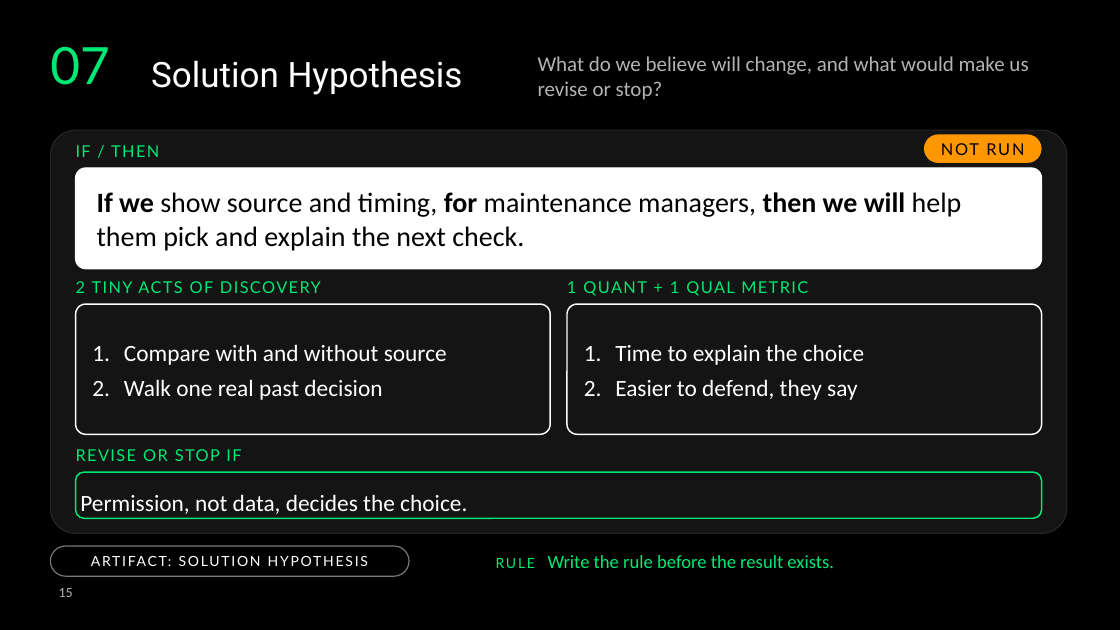
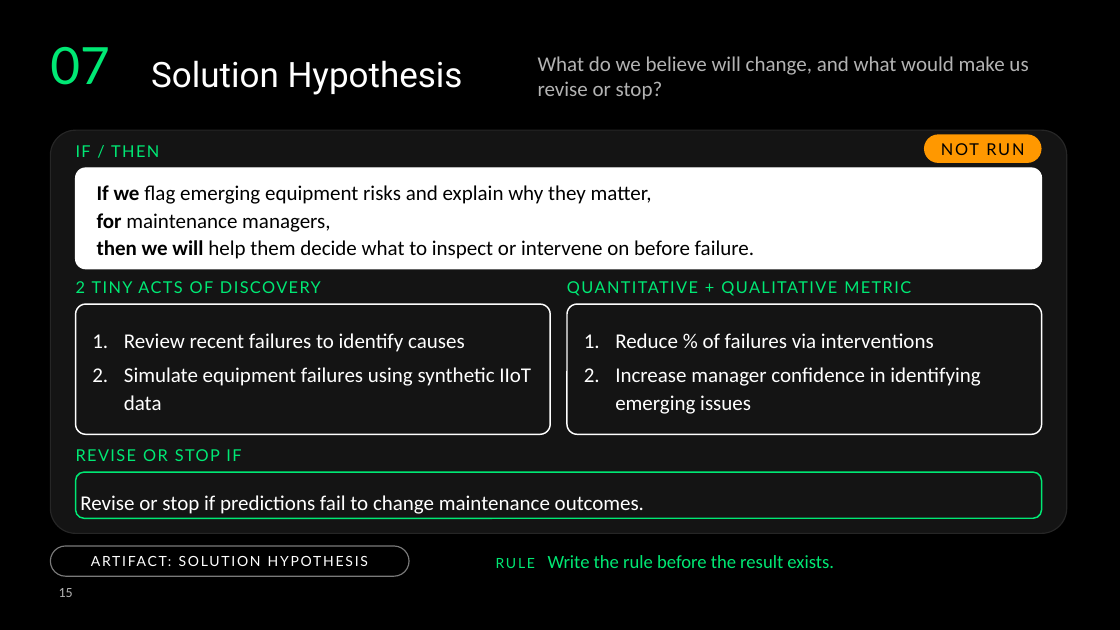
Before and after one commit to deanpeters/AI-Augmented-Product-Discovery-Lab, a slide deck: slide 15 of slides/Build-the-Right-Thing.pptx. Drawn at 1120x630 pixels with LibreOffice and Linux fonts; fonts in the diff are those of the drawing; background and template pictures are left out. Boxes give left, top, right and bottom in pixels: in the first picture for what was removed or moved away, otherwise in the second. Text is boxed around its words. In the diff, an @@ line names an element or a change of style, - is before the commit and + after.

```diff
--- a/slides/Build-the-Right-Thing.pptx
+++ b/slides/Build-the-Right-Thing.pptx
@@ text at [97, 185, 754, 259]: text changed; size 24 to 18 pt @@
-If we show source and timing, for maintenance managers, then we will help them pick and explain the next check.
+If we flag emerging equipment risks and explain why they matter,
+for maintenance managers,
+then we will help them decide what to inspect or intervene on before failure.
@@ text at [567, 281, 911, 296]: text changed @@
-1 QUANT + 1 QUAL METRIC
+QUANTITATIVE + QUALITATIVE METRIC
@@ text at [124, 333, 531, 410]: text changed; size 20 to 18 pt @@
-1. Compare with and without source
-2. Walk one real past decision
+1. Review recent failures to identify causes
+2. Simulate equipment failures using synthetic IIoT data
@@ text at [615, 333, 980, 414]: text changed; size 20 to 18 pt @@
-1. Time to explain the choice
-2. Easier to defend, they say
+1. Reduce % of failures via interventions
+2. Increase manager confidence in identifying emerging issues
@@ text in rounded rectangle at [80, 495, 644, 517]: text changed; size 20 to 18 pt @@
-Permission, not data, decides the choice.
+Revise or stop if predictions fail to change maintenance outcomes.
```
Also in this commit, not shown: 16 other slides changed, 1 slide added, 1 slide removed, 3 other files.
